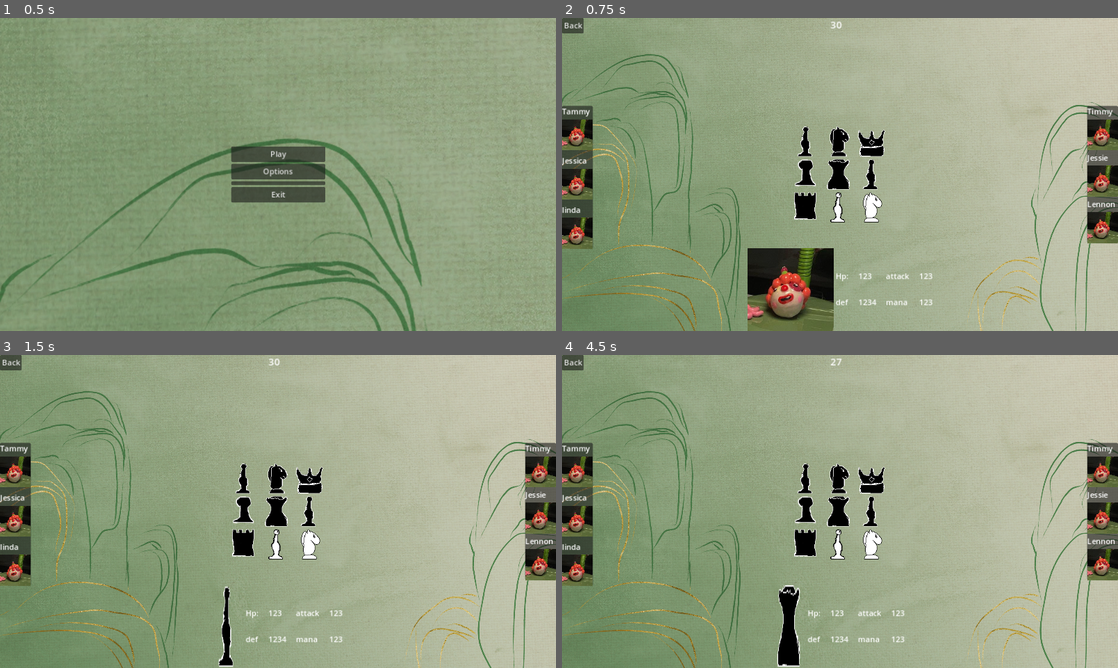
Above: before the commit, frames 1-4 (two rows, left to right).
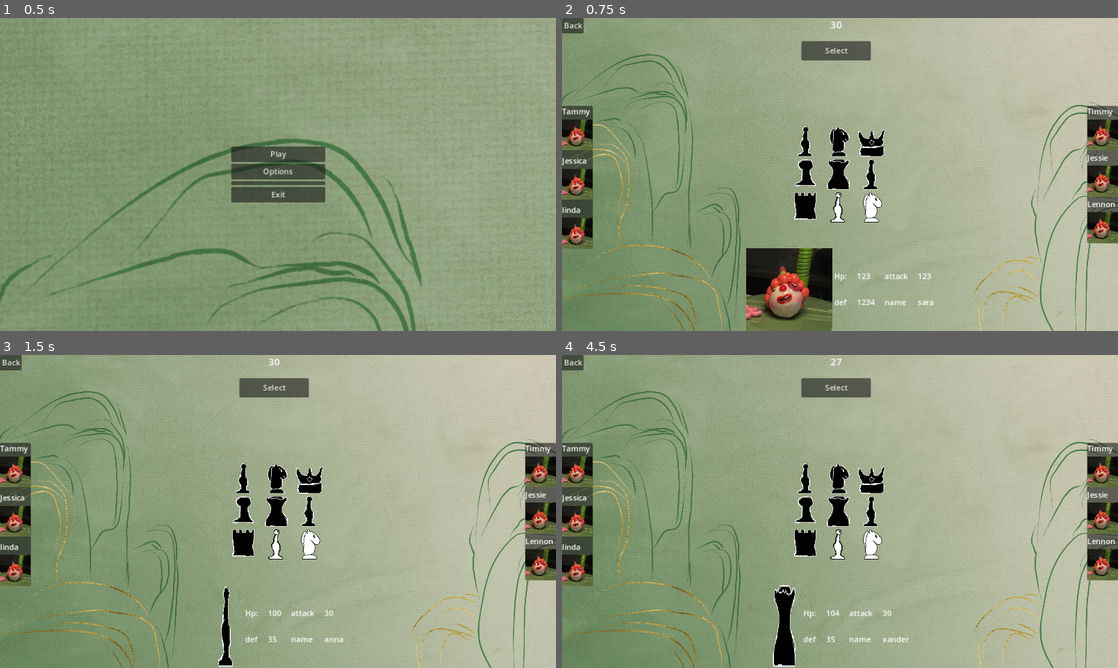
Above: after the commit, the same moments.

Repository: pt80/boardGame
Game: Godot game, scene res://scenes/mainMenu.tscn
Same seed, same stepped clock (60 frames per second), same inputs: the game is played once before the commit and once after it.
Inputs (mouse positions are in pixels of both pictures, inside the frame that each line leads up to):
- Up to frame 1 (0.5 s): no input
- Up to frame 2 (0.75 s): click "Play" at 0.5 s
- Up to frame 3 (1.5 s): click (244, 480) at 1.27 s
- Up to frame 4 (4.5 s): click (840, 480) at 2.02 s; click (873, 480) at 2.77 s; click (806, 511) at 3.52 s; click (840, 511) at 4.27 s

Frame 1 is identical in both runs. In frame 2, 1.8% of the frame differs, in the area x 33-67%, y 7-100%; in frame 3, 1.2%; in frame 4, 1.7%.

Commit message:
update selected images

Diff:
--- a/scenes/characterSelect.gd
+++ b/scenes/characterSelect.gd
@@ -4,20 +4,45 @@
 @onready var character_select = $CanvasLayer/characterSelect
 @onready var selected_info = $CanvasLayer/selectedInfo
 @onready var selected_image = $CanvasLayer/selectedInfo/selectedImage
+@onready var hp = $CanvasLayer/selectedInfo/selectedStats/HP
+@onready var attack = $CanvasLayer/selectedInfo/selectedStats/attack
+@onready var defense = $CanvasLayer/selectedInfo/selectedStats/defense
+@onready var selectName = $CanvasLayer/selectedInfo/selectedStats/name
+@onready var white1 = $CanvasLayer/panelLeft/teamLeft/unit1/unitImage
+@onready var white2 = $CanvasLayer/panelLeft/teamLeft/unit2/unitImage
+@onready var white3 = $CanvasLayer/panelLeft/teamLeft/unit3/unitImage
+@onready var black1 = $CanvasLayer/panelRight/teamRight/unit1/unitImage
+@onready var black2 = $CanvasLayer/panelRight/teamRight/unit2/unitImage
+@onready var black3 = $CanvasLayer/panelRight/teamRight/unit3/unitImage
+@onready var white1name = $CanvasLayer/panelLeft/teamLeft/unit1/unitName
+@onready var white2name = $CanvasLayer/panelLeft/teamLeft/unit2/unitName
+@onready var white3name = $CanvasLayer/panelLeft/teamLeft/unit3/unitName
+@onready var black1name = $CanvasLayer/panelRight/teamRight/unit1/unitName
+@onready var black2name = $CanvasLayer/panelRight/teamRight/unit2/unitName
+@onready var black3name = $CanvasLayer/panelRight/teamRight/unit3/unitName
 
+
+var selectedUnits = [null,null,null,null,null,null]
+var teamIcons = []
+var teamUnitNames = []
+var currentTurn = 0
 var selectionTime = 30
 
 func _ready():
+	teamIcons = [white1,black1,white2,black2,white3,black3]
+	teamUnitNames = [white1name,black1name,white2name,black2name,white3name,black3name]
 	for i in CharacterData.units:
 		var image = TextureButton.new()
 		image.texture_normal = load(CharacterData.units[i]['image'])
 		character_select.add_child(image)
 		image.connect("pressed", updateSelectedUnit.bind(i))
-		print(CharacterData.units[i]['image'])
 
 func updateSelectedUnit(selected):
-	print(selected)
 	selected_image.texture = load(CharacterData.units[selected]['image'])
+	hp.text = str(CharacterData.units[selected]['hp'])
+	attack.text = str(CharacterData.units[selected]['attack'])
+	defense.text = str(CharacterData.units[selected]['def'])
+	selectName.text = selected
 
 func _on_timer_timeout():
 	selectionTime -= 1
@@ -27,3 +52,29 @@
 
 func _on_back_pressed():
 	get_tree().change_scene_to_file("res://scenes/mainMenu.tscn")
+
+func _on_select_pressed():
+	if selectName.text != 'sara':
+		selectionTime = 30
+		var team = GameManager.teams[GameManager.currentTurn]
+		GameManager.addToTeam(team,CharacterData.units[selectName.text])
+		selectedUnits[currentTurn] = selectName.text
+		updateTeamIcons()
+		switchTeams()
+		currentTurn += 1
+		if currentTurn > 5:
+			get_tree().change_scene_to_file("res://scenes/game_board.tscn")
+
+func updateTeamIcons():
+	var counter = 0
+	for i in selectedUnits:
+		if i != null:
+			teamIcons[counter].texture = load(CharacterData.units[i]['image'])
+			teamUnitNames[counter].text = i
+		counter+=1
+
+func switchTeams():
+	if GameManager.currentTurn == 'team1':
+		GameManager.currentTurn = 'team2'
+	elif GameManager.currentTurn == 'team2':
+		GameManager.currentTurn = 'team1'
--- a/scenes/characterSelect.tscn
+++ b/scenes/characterSelect.tscn
@@ -165,37 +165,37 @@
 theme_override_constants/v_separation = 30
 columns = 4
 
-[node name="Label" type="Label" parent="CanvasLayer/selectedInfo/selectedStats"]
+[node name="hpLabel" type="Label" parent="CanvasLayer/selectedInfo/selectedStats"]
 layout_mode = 2
 text = "Hp:"
 
-[node name="Label2" type="Label" parent="CanvasLayer/selectedInfo/selectedStats"]
+[node name="HP" type="Label" parent="CanvasLayer/selectedInfo/selectedStats"]
 layout_mode = 2
 text = "123"
 
-[node name="Label3" type="Label" parent="CanvasLayer/selectedInfo/selectedStats"]
+[node name="attackLabel" type="Label" parent="CanvasLayer/selectedInfo/selectedStats"]
 layout_mode = 2
 text = "attack"
 
-[node name="Label4" type="Label" parent="CanvasLayer/selectedInfo/selectedStats"]
+[node name="attack" type="Label" parent="CanvasLayer/selectedInfo/selectedStats"]
 layout_mode = 2
 text = "123"
 
-[node name="Label5" type="Label" parent="CanvasLayer/selectedInfo/selectedStats"]
+[node name="defenseLabel" type="Label" parent="CanvasLayer/selectedInfo/selectedStats"]
 layout_mode = 2
 text = "def"
 
-[node name="Label6" type="Label" parent="CanvasLayer/selectedInfo/selectedStats"]
+[node name="defense" type="Label" parent="CanvasLayer/selectedInfo/selectedStats"]
 layout_mode = 2
 text = "1234"
 
-[node name="Label7" type="Label" parent="CanvasLayer/selectedInfo/selectedStats"]
-layout_mode = 2
-text = "mana"
-
-[node name="Label8" type="Label" parent="CanvasLayer/selectedInfo/selectedStats"]
-layout_mode = 2
-text = "123"
+[node name="nameLabel" type="Label" parent="CanvasLayer/selectedInfo/selectedStats"]
+layout_mode = 2
+text = "name"
+
+[node name="name" type="Label" parent="CanvasLayer/selectedInfo/selectedStats"]
+layout_mode = 2
+text = "sara"
 
 [node name="timerLabel" type="Label" parent="CanvasLayer"]
 anchors_preset = 5
@@ -213,5 +213,13 @@
 offset_bottom = 8.0
 text = "Back"
 
+[node name="select" type="Button" parent="CanvasLayer"]
+offset_left = 496.0
+offset_top = 48.0
+offset_right = 640.0
+offset_bottom = 88.0
+text = "Select"
+
 [connection signal="timeout" from="Timer" to="." method="_on_timer_timeout"]
 [connection signal="pressed" from="CanvasLayer/back" to="." method="_on_back_pressed"]
+[connection signal="pressed" from="CanvasLayer/select" to="." method="_on_select_pressed"]
--- a/scripts/character_data.gd
+++ b/scripts/character_data.gd
@@ -5,54 +5,63 @@
 		'image': "res://images/blackBishop.png",
 		'hp': 100,
 		'def':35,
-		'attack': 30
+		'attack': 30,
+		'name':'anna'
 	},
 	'ally':{
 		'image': "res://images/blackHorse.png",
-		'hp': 100,
+		'hp': 101,
 		'def':35,
-		'attack': 30
+		'attack': 30,
+		'name':'ally'
 	},
 	'aj':{
 		'image': "res://images/blackKing.png",
-		'hp': 100,
+		'hp': 102,
 		'def':35,
-		'attack': 30
+		'attack': 30,
+		'name':'aj'
 	},
 	'axe':{
 		'image': "res://images/blackpawn.png",
-		'hp': 100,
+		'hp': 103,
 		'def':35,
-		'attack': 30
+		'attack': 30,
+		'name':'axe'
 	},
 	'xander':{
 		'image': "res://images/blackQueen.png",
-		'hp': 100,
+		'hp': 104,
 		'def':35,
-		'attack': 30
+		'attack': 30,
+		'name':'xander'
 	},
 	'cage':{
 		'image': "res://images/blackBishop.png",
-		'hp': 100,
+		'hp': 105,
 		'def':35,
-		'attack': 30
+		'attack': 30,
+		'name':'cage'
 	},
 	'aaron':{
 		'image': "res://images/blackRook.png",
-		'hp': 100,
+		'hp': 106,
 		'def':35,
-		'attack': 30
+		'attack': 30,
+		'name':'aaron'
 	},
 	'alexa':{
 		'image': "res://images/whiteBishop.png",
-		'hp': 100,
+		'hp': 107,
 		'def':35,
-		'attack': 30
+		'attack': 30,
+		'name':'alexa'
 	},
 	'argo':{
 		'image': "res://images/whiteHorse.png",
-		'hp': 100,
+		'hp': 108,
 		'def':35,
-		'attack': 30
+		'attack': 30,
+		'name':'argo'
 	}
 }
--- a/scripts/game_manager.gd
+++ b/scripts/game_manager.gd
@@ -1,8 +1,16 @@
 extends Node
 
 var holdingPiece = false
-var currentTurn = "white"
+var currentTurn = "team1"
 var currentPiece
-var blackPieces = []
-var whitePieces = []
 var tile_map
+
+var teams = {
+	'team1':{},
+	'team2':{}
+}
+var team1 = {}
+var team2 = {}
+
+func addToTeam(team,unit):
+	team[unit['name']] = unit
